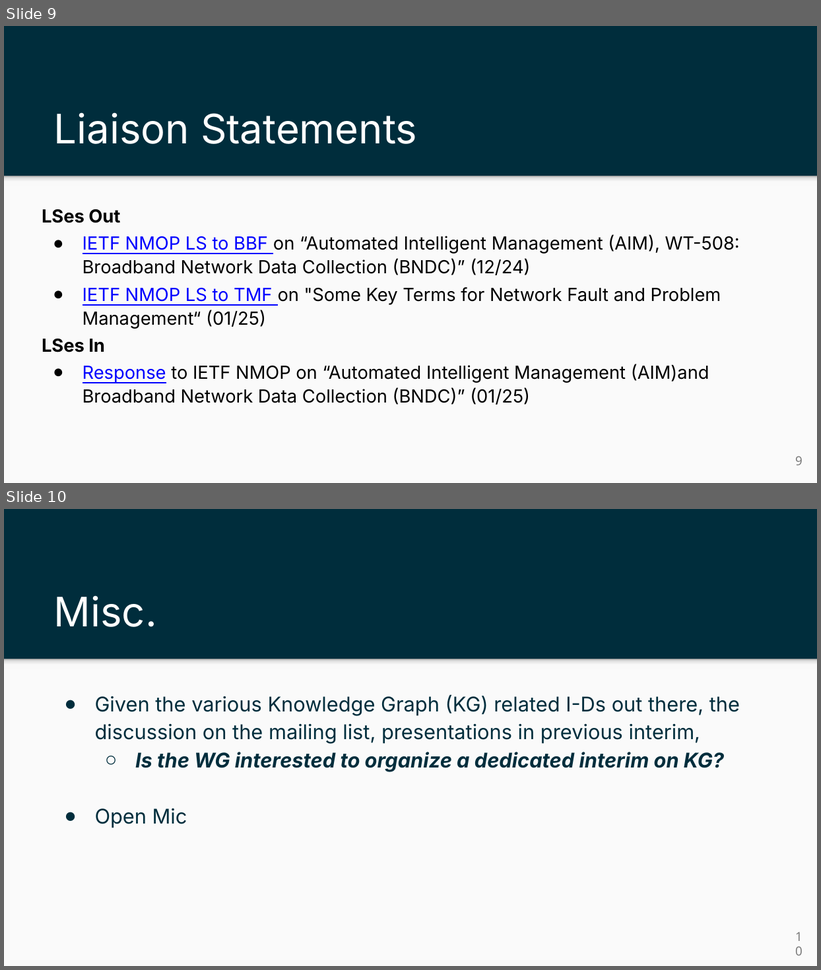
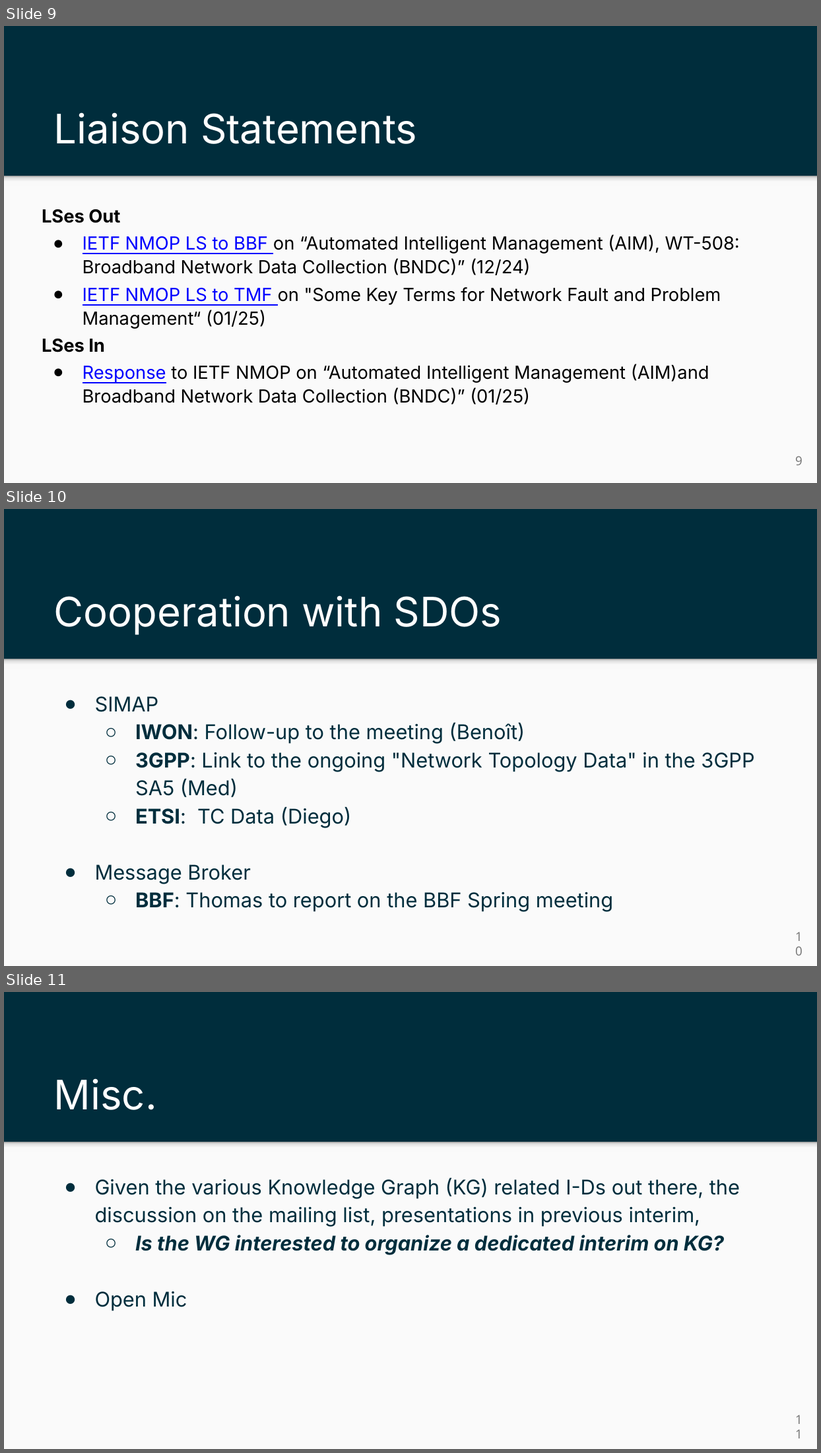
Before and after one commit to ietf-wg-nmop/IETF-Meetings, a slide deck: 122/nmop-chairs-slides-session-1.pptx. Shown one above the other, each under a label of ours: slides 9 and 10 before the commit, slides 9, 10 and 11 after it. The pictures are 821x970 and 821x1453 pixels, drawn with LibreOffice and Linux fonts; fonts in the diff are those of the drawing. Boxes give left, top, right and bottom in pixels: in the first picture for what was removed or moved away, otherwise in the second. Text is boxed around its words. In the diff, an @@ line names an element or a change of style, - is before the commit and + after.

```diff
--- a/122/nmop-chairs-slides-session-1.pptx
+++ b/122/nmop-chairs-slides-session-1.pptx
@@ slide 10 added at bbox=[4, 509, 817, 966], background #002D3C; not listed: 2 template elements that a slide beside it also shows @@
@@ title added at bbox=[54, 595, 502, 635], 36 pt, text #FFFFFF @@
+Cooperation with SDOs
@@ text added at bbox=[95, 696, 754, 912], 18 pt, text #002D3C @@
+● SIMAP
+  ○ IWON: Follow-up to the meeting (Benoît)
+  ○ 3GPP: Link to the ongoing "Network Topology Data" in the 3GPP SA5 (Med)
+  ○ ETSI: TC Data (Diego)
+● Message Broker
+  ○ BBF: Thomas to report on the BBF Spring meeting
@@ page number added at bbox=[781, 929, 811, 960], 11 pt, text #737373 @@
+10
@@ what was slide 10 is now slide 11 @@
@@ page number at bbox=[781, 1412, 811, 1443]: text changed @@
-10
+11
```
Also in this commit, not shown: 1 slide changed.
